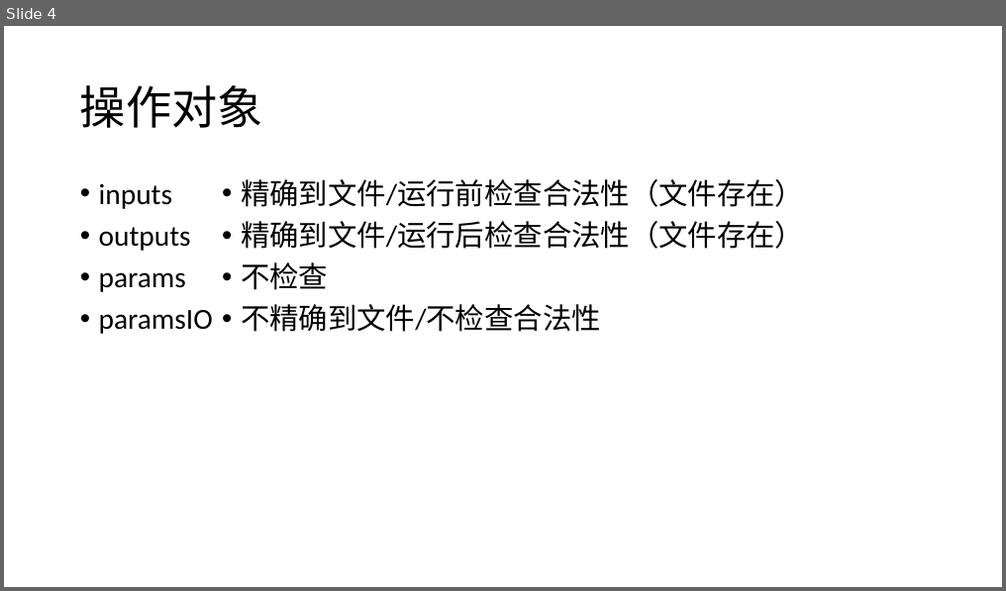
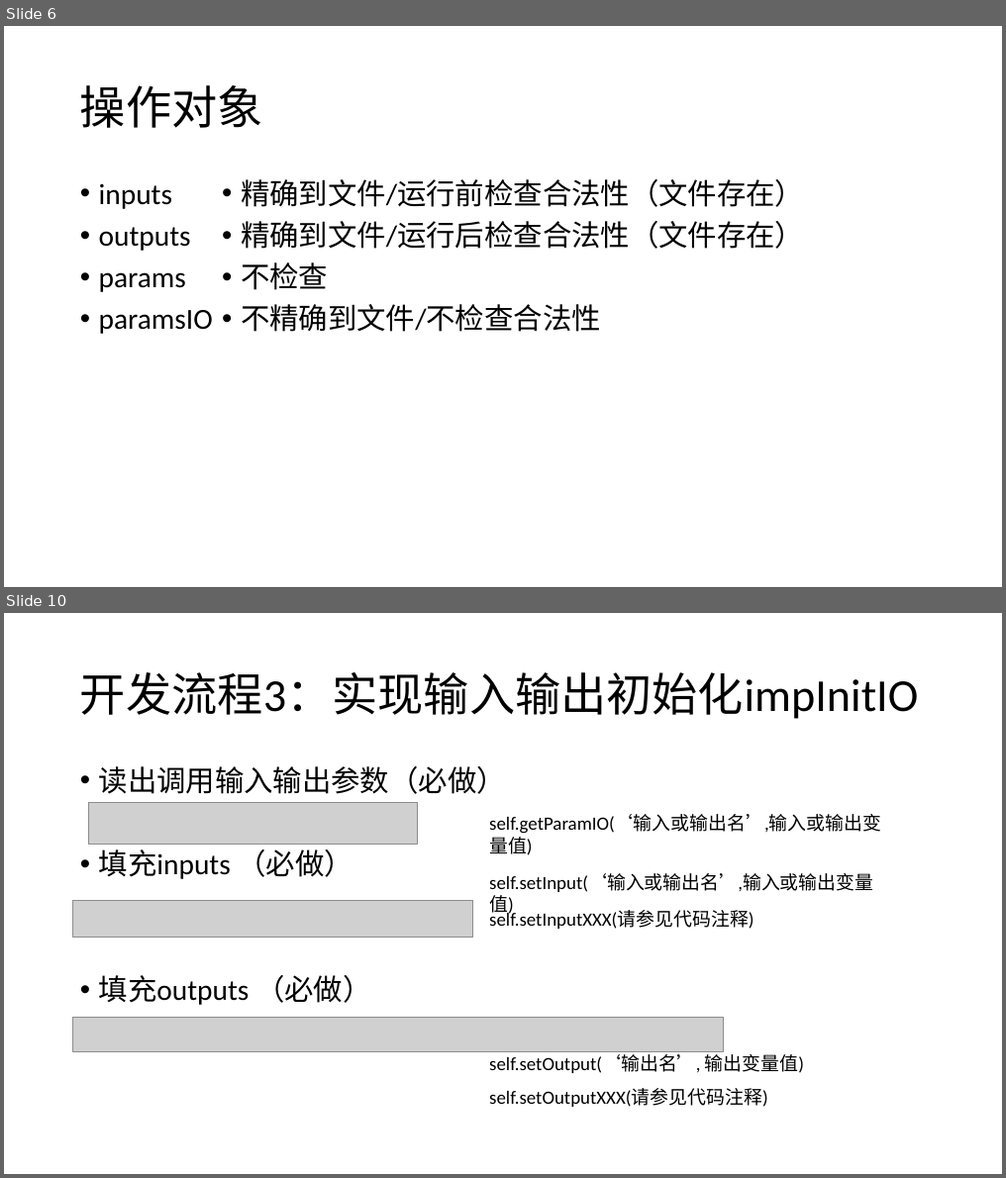
Before and after one commit to chansigit/HCAChina-Doc, a slide deck: 施工文档/开发文档/HCA-China Pipeline Framework 魏征.pptx. Shown one above the other, each under a label of ours: slide 4 before the commit, slides 6 and 10 after it; the slides between them are not shown. The pictures are 1006x591 and 1006x1178 pixels, drawn with LibreOffice and Linux fonts; fonts in the diff are those of the drawing; grey boxes stand for pictures. Boxes give left, top, right and bottom in pixels: in the first picture for what was removed or moved away, otherwise in the second. Text is boxed around its words. In the diff, an @@ line names an element or a change of style, - is before the commit and + after.

Commit message:
update 开发文档

```diff
--- a/施工文档/开发文档/HCA-China Pipeline Framework 魏征.pptx
+++ b/施工文档/开发文档/HCA-China Pipeline Framework 魏征.pptx
@@ slide 10 added at box(4, 613, 1002, 1174), background #FFFFFF @@
@@ title added at box(80, 672, 919, 719), 44 pt, text #000000 @@
+开发流程3：实现输入输出初始化impInitIO
@@ text added at box(99, 766, 506, 1005), 28 pt, text #000000 @@
+• 读出调用输入输出参数（必做）
+• 填充inputs （必做）
+• 填充outputs （必做）
@@ picture added at box(88, 803, 417, 845) @@
@@ text added at box(489, 815, 881, 856), 18 pt, text #000000 @@
+self.getParamIO(‘输入或输出名’,输入或输出变量值)
@@ text added at box(489, 873, 873, 892), 18 pt, text #000000 @@
+self.setInput(‘输入或输出名’,输入或输出变量值)
@@ picture added at box(73, 900, 473, 937) @@
@@ text added at box(489, 910, 753, 929), 18 pt, text #000000 @@
+self.setInputXXX(请参见代码注释)
@@ picture added at box(73, 1018, 724, 1052) @@
@@ text added at box(489, 1052, 804, 1073), 18 pt, text #000000 @@
+self.setOutput(‘输出名’, 输出变量值)
@@ text added at box(489, 1088, 768, 1107), 18 pt, text #000000 @@
+self.setOutputXXX(请参见代码注释)
@@ what was slide 4 is now slide 6 @@
```
Also in this commit, not shown: 10 other slides added, 1 slide removed.
